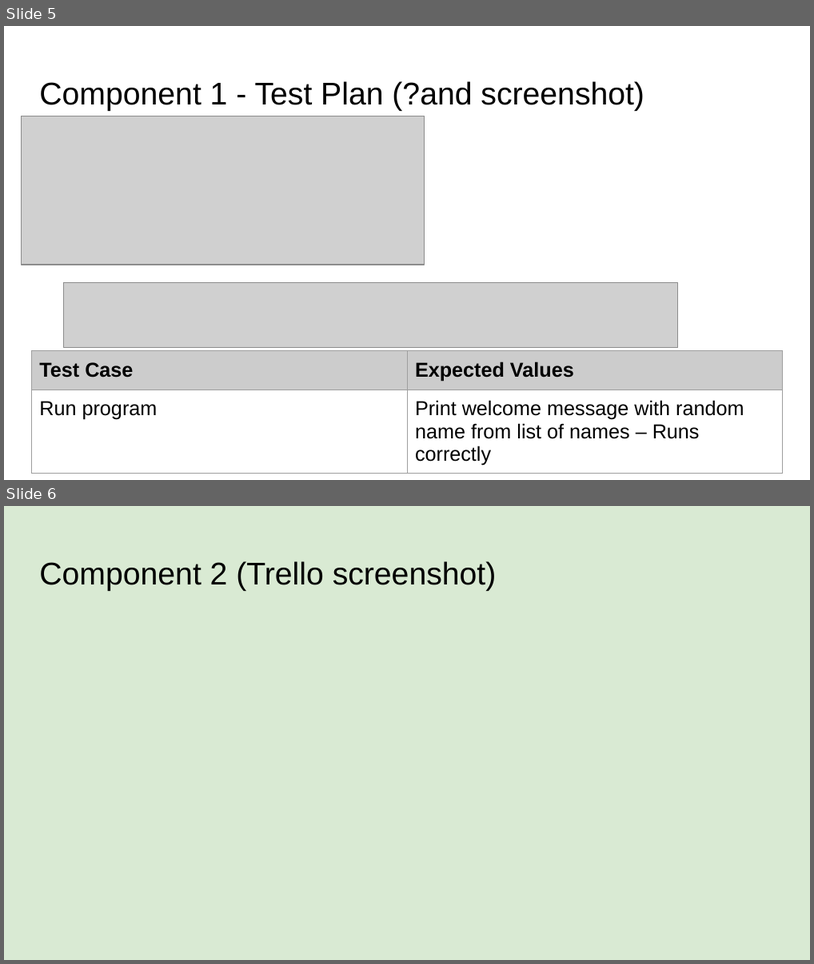
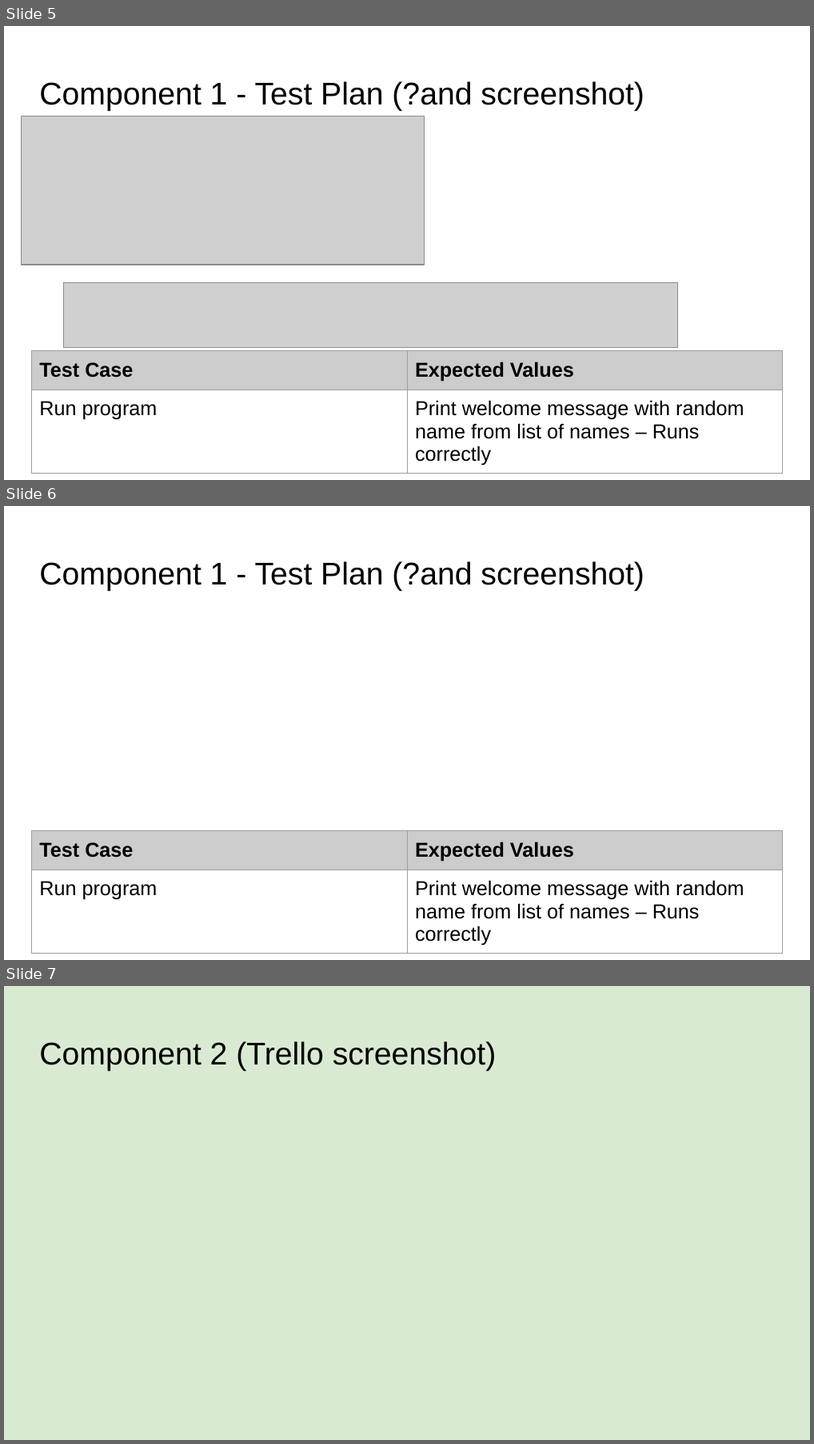
Before and after one commit to James-Wilde/Pizza_Bot, a slide deck: 022_91893+_+91897+Documentation.pptx. Shown one above the other, each under a label of ours: slides 5 and 6 before the commit, slides 5, 6 and 7 after it. The pictures are 814x964 and 814x1444 pixels, drawn with LibreOffice and Linux fonts; fonts in the diff are those of the drawing; grey boxes stand for pictures. Boxes give left, top, right and bottom in pixels: in the first picture for what was removed or moved away, otherwise in the second. Text is boxed around its words. In the diff, an @@ line names an element or a change of style, - is before the commit and + after.

```diff
--- a/022_91893+_+91897+Documentation.pptx
+++ b/022_91893+_+91897+Documentation.pptx
@@ slide 6 added at [4, 506, 810, 960], background #FFFFFF @@
@@ title added at [39, 561, 645, 591], 28 pt, text #000000 @@
+Component 1 - Test Plan (?and screenshot)
@@ table added at [31, 831, 783, 960], 2 rows, 2 columns @@
+Test Case | Expected Values
+Run program | Print welcome message with random name from list of names – Runs correctly
@@ what was slide 6 is now slide 7 @@
```
Also in this commit, not shown: 2 other files.
